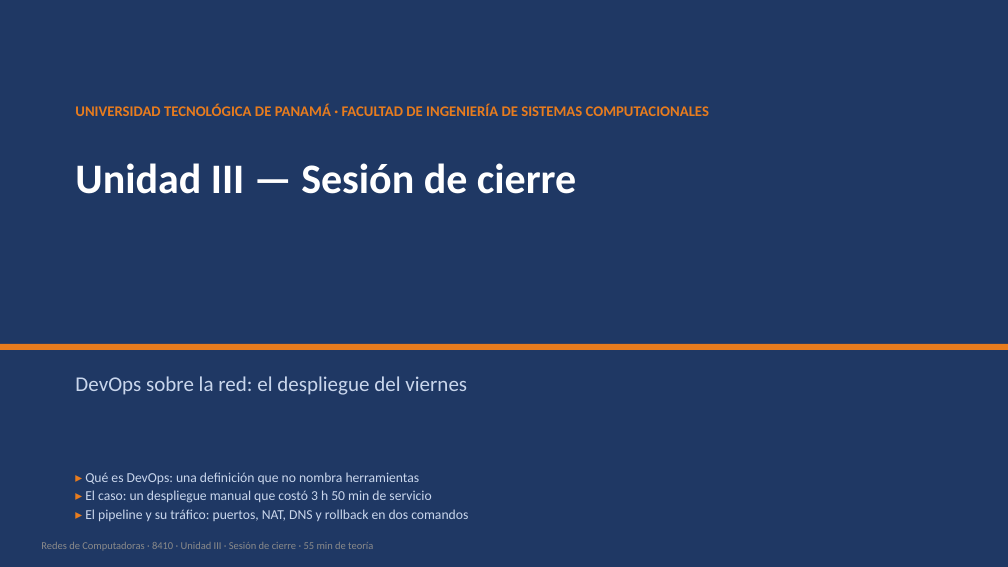
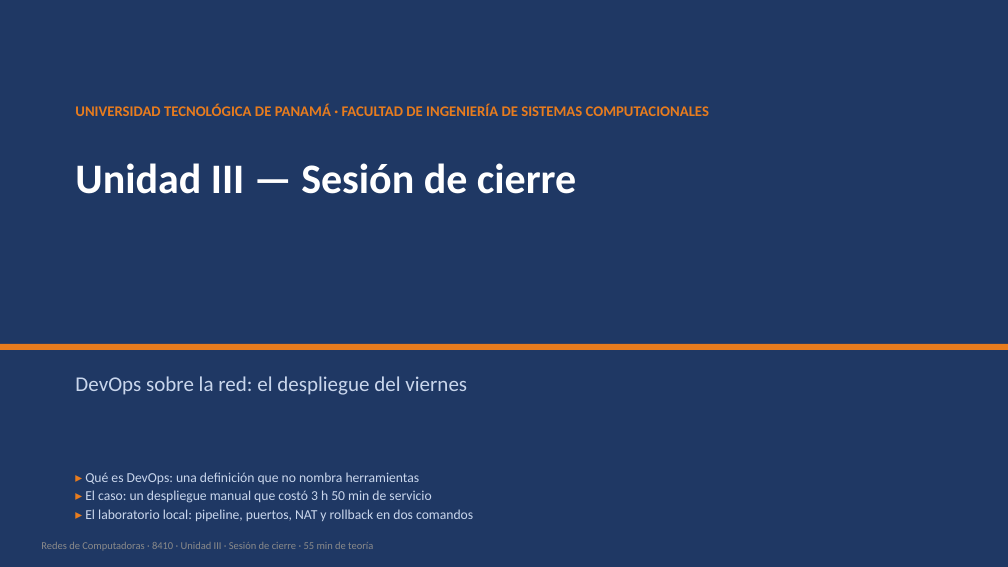
Before and after one commit to isacioutp/redes-de-computadoras-utp, a slide deck: slide 1 of Teoria-DevOps-Despliegue.pptx. Drawn at 1008x567 pixels with LibreOffice and Linux fonts; fonts in the diff are those of the drawing. Boxes give left, top, right and bottom in pixels: in the first picture for what was removed or moved away, otherwise in the second. Text is boxed around its words. In the diff, an @@ line names an element or a change of style, - is before the commit and + after.

Commit message:
Alinear la presentación con el Laboratorio 15 y hacerlo Docker-only
- Nueva diapositiva «El laboratorio, en tu máquina»: qué se ejecuta
  (Docker, registry, smoke, rollback) y qué es contexto (Git remoto,
  CI/CD, ciclo DevOps, DORA)
- El tag del laboratorio es v1/v2: no requiere Git ni internet
- Las 7 etapas y el mapa de flujos marcan Git remoto como contexto
- Rollback documentado con init:true (<1 s); DORA aclara que solo se
  cronometra el MTTR
- README del laboratorio: sección local vs. contexto y práctica sin Git
- CLASE-DEVOPS.md explica la variante Docker-only

```diff
--- a/Teoria-DevOps-Despliegue.pptx
+++ b/Teoria-DevOps-Despliegue.pptx
@@ text at (85,509,473,521): text changed @@
-▸ El pipeline y su tráfico: puertos, NAT, DNS y rollback en dos comandos
+▸ El laboratorio local: pipeline, puertos, NAT y rollback en dos comandos
```
Also in this commit, not shown: 8 other slides changed, 1 slide added, 6 other files.
